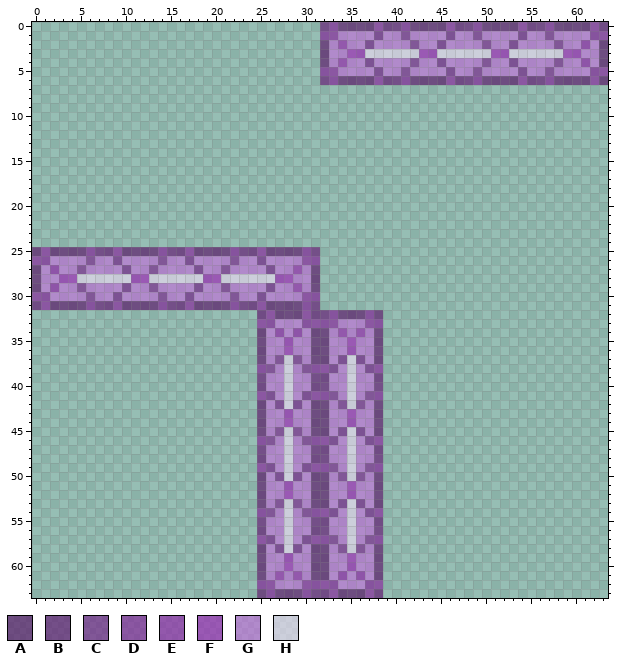
A pixel-art sprite gets an edit: Resources/Textures/Structures/Windows/directional.rsi/plasma_reinforced_window.png. The picture above is the old version.
The file is 64x64 pixels. Colours within 5 levels of each other are drawn and written as one.
Palette (. is transparent): A #591267a8  B #621471a6  C #7417869e  D #841b98a1  E #911da8a1  F #9c1fb4a2  G #cb5ae184  H #f4dcf893
Pixels before (only the part around the change), first column x 0:
 0 ................................BDAAAADBBDAAAADBBDAAAADBBDAAAADB
 1 ................................DDGGGGCGGCGGGGCGGCGGGGCGGCGGGGDD
 2 ................................AGEGGCGGGGCGGCGGGGCGGCGGGGCGGEGA
 3 ................................AGGFFHHHHHHFFHHHHHHFFHHHHHHFFGGA
 4 ................................AGEGGCGGGGCGGCGGGGCGGCGGGGCGGEGA
 5 ................................DDGGGGCGGCGGGGCGGCGGGGCGGCGGGGDD
 6 ................................BDAAAADBBDAAAADBBDAAAADBBDAAAADA
 7 ................................................................
 8 ................................................................
 9 ................................................................
10 ................................................................
11 ................................................................
12 ................................................................
13 ................................................................
14 ................................................................
15 ................................................................
16 ................................................................
17 ................................................................
18 ................................................................
19 ................................................................
20 ................................................................
21 ................................................................
22 ................................................................
23 ................................................................
24 ................................................................
25 ADAAAADBBDAAAADBBDAAAADBBDAAAADB................................
26 DDGGGGCGGCGGGGCGGCGGGGCGGCGGGGDD................................
27 AGEGGCGGGGCGGCGGGGCGGCGGGGCGGEGA................................
28 AGGFFHHHHHHFFHHHHHHFFHHHHHHFFGGA................................
29 AGEGGCGGGGCGGCGGGGCGGCGGGGCGGEGA................................
30 DDGGGGCGGCGGGGCGGCGGGGCGGCGGGGDD................................
31 BDAAAADBBDAAAADBBDAAAADBBDAAAADB................................
32 .........................BDAAADBBDAAADA.........................
33 .........................DDGGGDDDDGGGDD.........................
34 .........................AGEGEGAAGEGEGA.........................
35 .........................AGGFGGAAGGFGGA.........................
36 .........................AGGFGGAAGGFGGA.........................
37 .........................AGCHCGAAGCHCGA.........................
38 .........................DCGHGCDDCGHGCD.........................
39 .........................BGGHGGBBGGHGGB.........................
40 .........................BGGHGGBBGGHGGB.........................
41 .........................DCGHGCDDCGHGCD.........................
42 .........................AGCHCGAAGCHCGA.........................
43 .........................AGGFGGAAGGFGGA.........................
44 .........................AGGFGGAAGGFGGA.........................
45 .........................AGCHCGAAGCHCGA.........................
46 .........................DCGHGCDDCGHGCD.........................
47 .........................BGGHGGBBGGHGGB.........................
48 .........................BGGHGGBBGGHGGB.........................
49 .........................DCGHGCDDCGHGCD.........................
50 .........................AGCHCGAAGCHCGA.........................
51 .........................AGGFGGAAGGFGGA.........................
52 .........................AGGFGGAAGGFGGA.........................
53 .........................AGCHCGAAGCHCGA.........................
54 .........................DCGHGCDDCGHGCD.........................
55 .........................BGGHGGBBGGHGGB.........................
56 .........................BGGHGGBBGGHGGB.........................
57 .........................DCGHGCDDCGHGCD.........................
58 .........................AGCHCGAAGCHCGA.........................
59 .........................AGGFGGAAGGFGGA.........................
60 .........................AGGFGGAAGGFGGA.........................
61 .........................AGEGEGAAGEGEGA.........................
62 .........................DDGGGDDDDGGGDD.........................
63 .........................ADAAADBBDAAADB.........................
New version:
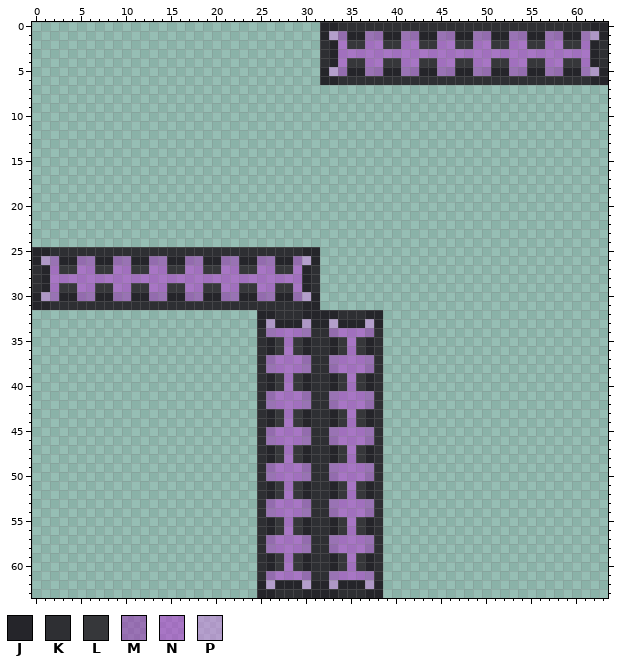
Colours new in this view: J #25252a  K #2e2f33  L #36373a  M #9c1fb479  N #bb26d779  P #d67ce779
Author's note on the commit: [Resprite] Direct windows/doors (#281) * Update direct windows sprites
Edits made:
Changed rows in their new state; - is an unchanged pixel.
first column x 32:
 0 JJKKKKKKKKKKKKKKKKKKKKKKKKKKKKJJ
 1 JPMJJMMJJMMJJMMJJMMJJMMJJMMJJMPJ
 2 KJNLLNNLLNNLLNNLLNNLLNNLLNNLLNJK
 3 KJNNNNNNNNNNNNNNNNNNNNNNNNNNNNJK
 4 KJNLLNNLLNNLLNNLLNNLLNNLLNNLLNJK
 5 JPMJJMMJJMMJJMMJJMMJJMMJJMMJJMPJ
 6 JJKKKKKKKKKKKKKKKKKKKKKKKKKKKKJJ
first column x 0:
25 JJKKKKKKKKKKKKKKKKKKKKKKKKKKKKJJ-------
26 JPMJJMMJJMMJJMMJJMMJJMMJJMMJJMPJ-------
27 KJNLLNNLLNNLLNNLLNNLLNNLLNNLLNJK-------
28 KJNNNNNNNNNNNNNNNNNNNNNNNNNNNNJK-------
29 KJNLLNNLLNNLLNNLLNNLLNNLLNNLLNJK-------
30 JPMJJMMJJMMJJMMJJMMJJMMJJMMJJMPJ-------
31 JJKKKKKKKKKKKKKKKKKKKKKKKKKKKKJJ-------
32 -------------------------JJKKKJJJJKKKJJ
33 -------------------------JPJJJPJJPJJJPJ
34 -------------------------KMNNNMKKMNNNMK
35 -------------------------KJLNLJKKJLNLJK
36 -------------------------KJLNLJKKJLNLJK
37 -------------------------KMNNNMKKMNNNMK
38 -------------------------KMNNNMKKMNNNMK
39 -------------------------KJLNLJKKJLNLJK
40 -------------------------KJLNLJKKJLNLJK
41 -------------------------KMNNNMKKMNNNMK
42 -------------------------KMNNNMKKMNNNMK
43 -------------------------KJLNLJKKJLNLJK
44 -------------------------KJLNLJKKJLNLJK
45 -------------------------KMNNNMKKMNNNMK
46 -------------------------KMNNNMKKMNNNMK
47 -------------------------KJLNLJKKJLNLJK
48 -------------------------KJLNLJKKJLNLJK
49 -------------------------KMNNNMKKMNNNMK
50 -------------------------KMNNNMKKMNNNMK
51 -------------------------KJLNLJKKJLNLJK
52 -------------------------KJLNLJKKJLNLJK
53 -------------------------KMNNNMKKMNNNMK
54 -------------------------KMNNNMKKMNNNMK
55 -------------------------KJLNLJKKJLNLJK
56 -------------------------KJLNLJKKJLNLJK
57 -------------------------KMNNNMKKMNNNMK
58 -------------------------KMNNNMKKMNNNMK
59 -------------------------KJLNLJKKJLNLJK
60 -------------------------KJLNLJKKJLNLJK
61 -------------------------KMNNNMKKMNNNMK
62 -------------------------JPJJJPJJPJJJPJ
63 -------------------------JJKKKJJJJKKKJJ
